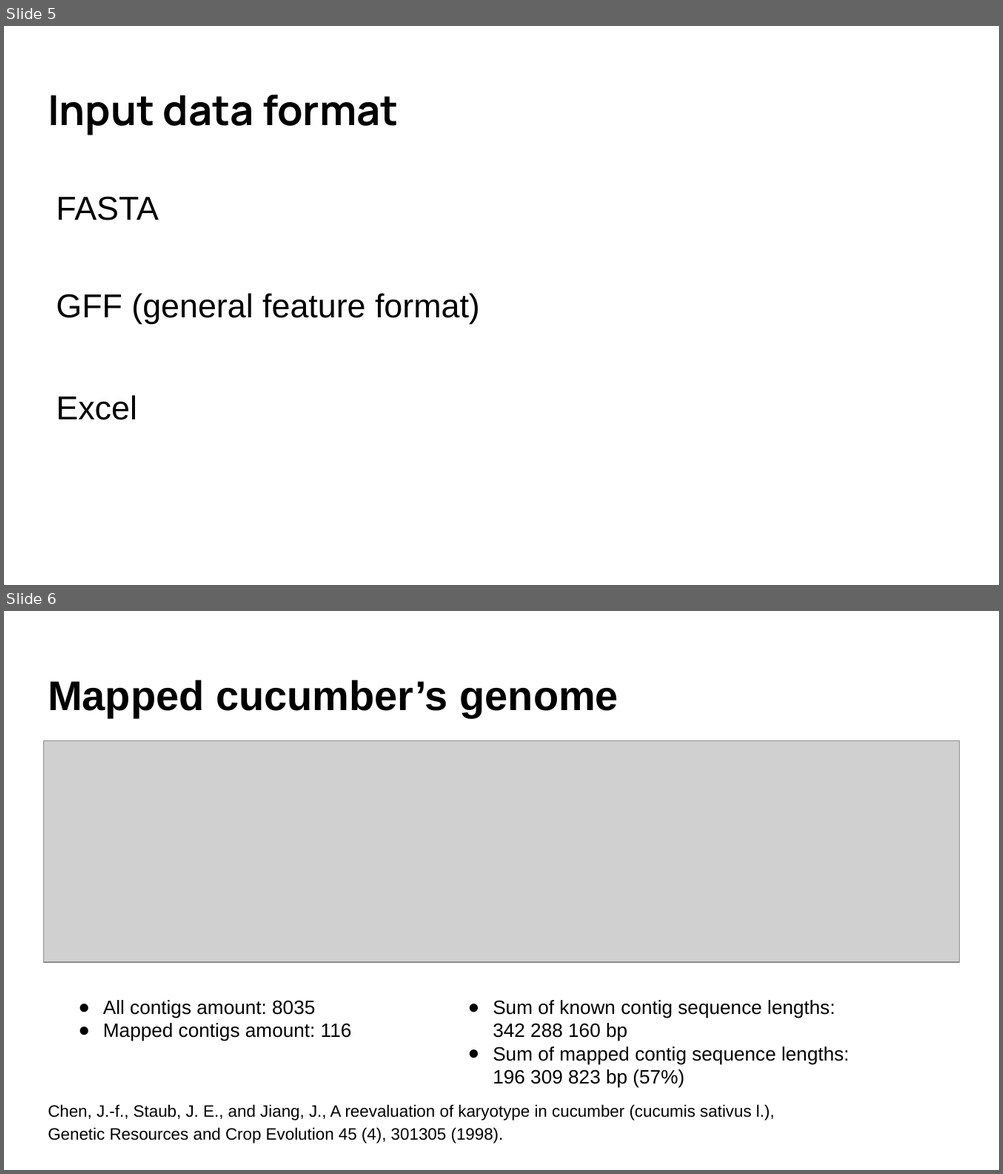
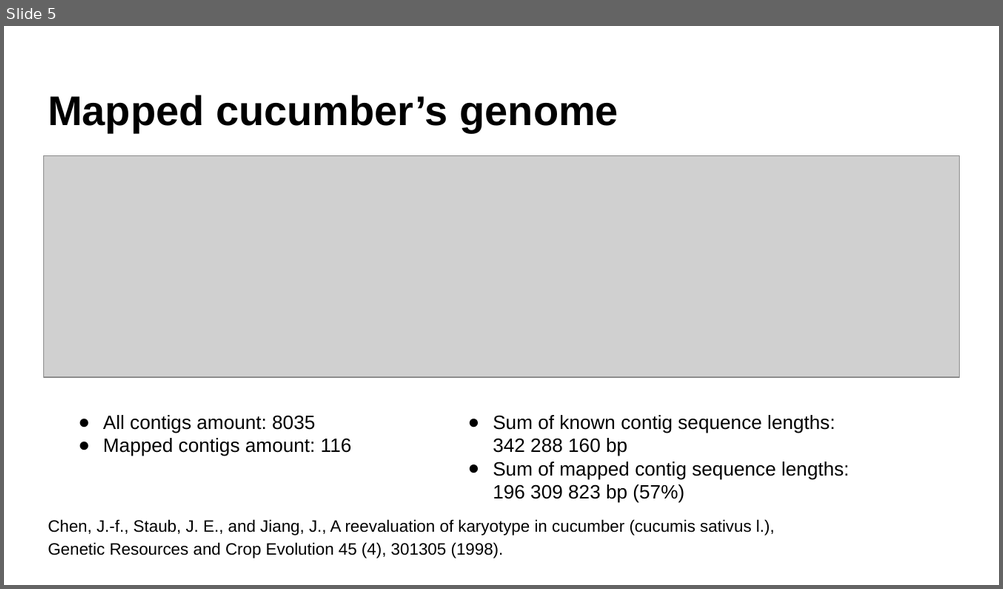
Before and after one commit to mhaponiu/przegladarkaGenomow, a slide deck: doc/wilga_2017_cugene/presentation/prezentacja_cugene_wilga_2017.pptx. Shown one above the other, each under a label of ours: slides 5 and 6 before the commit, slide 5 after it. The pictures are 1003x1174 and 1003x589 pixels, drawn with LibreOffice and Linux fonts; fonts in the diff are those of the drawing; grey boxes stand for pictures. Boxes give left, top, right and bottom in pixels: in the first picture for what was removed or moved away, otherwise in the second. Text is boxed around its words. In the diff, an @@ line names an element or a change of style, - is before the commit and + after.

```diff
--- a/doc/wilga_2017_cugene/presentation/prezentacja_cugene_wilga_2017.pptx
+++ b/doc/wilga_2017_cugene/presentation/prezentacja_cugene_wilga_2017.pptx
@@ slide 5 removed at [4, 26, 999, 585], background #FFFFFF @@
@@ title removed at [48, 95, 398, 136] @@
-Input data format
@@ text removed at [56, 196, 480, 420] @@
-FASTA
-GFF (general feature format)
-Excel
@@ what was slide 6 is now slide 5 @@
```
Also in this commit, not shown: 1 slide changed, 2 slides added, 1 other file.
